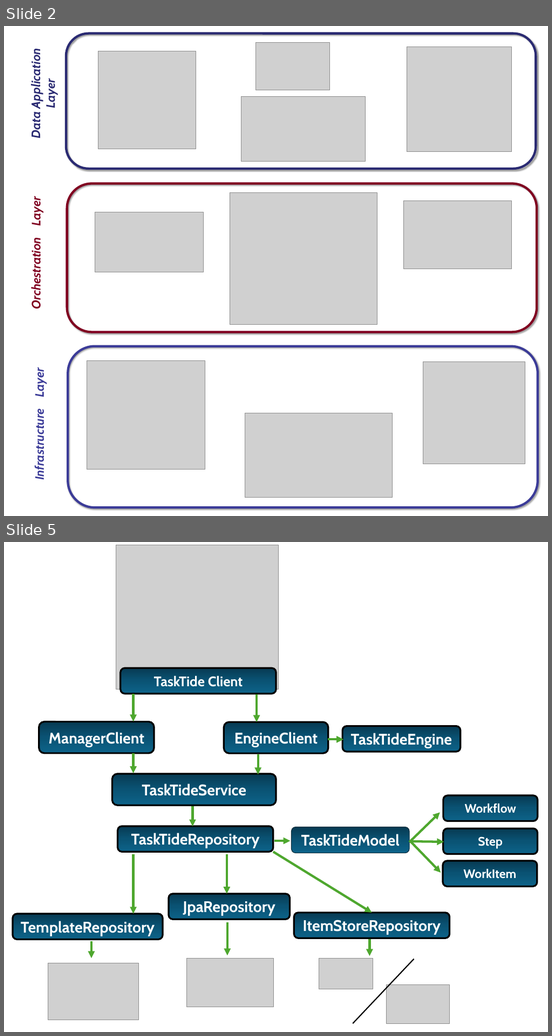
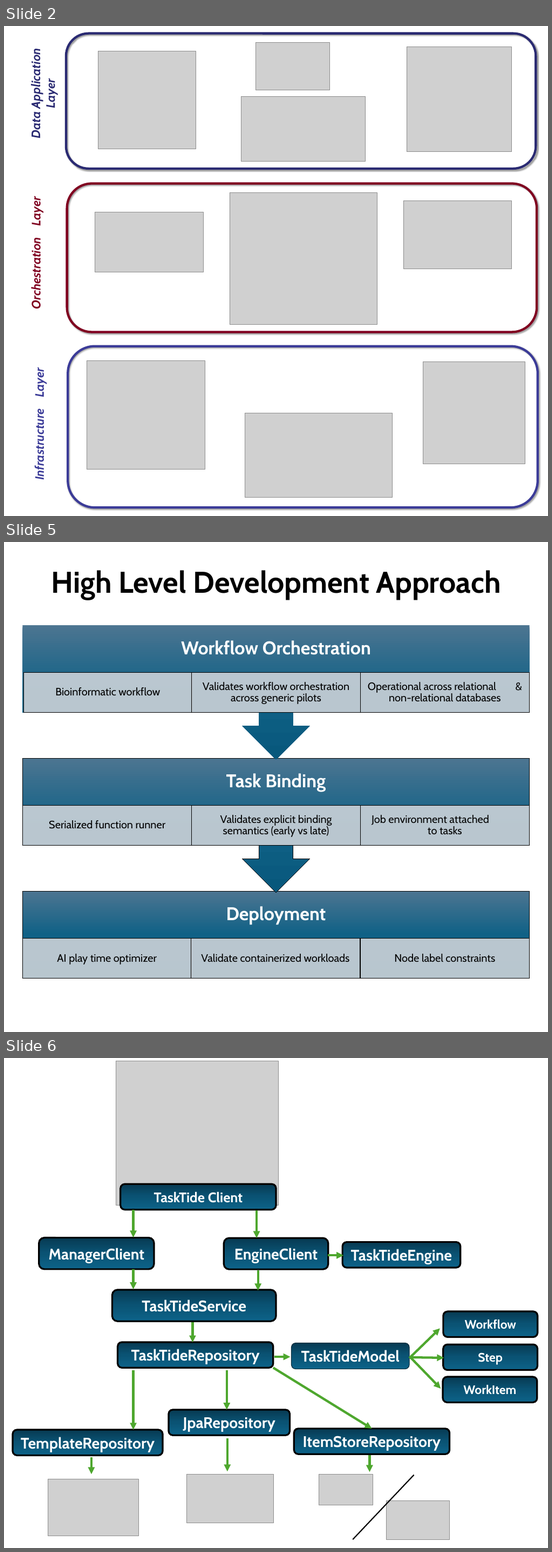
Before and after one commit to BrenKenna/TaskTide, a slide deck: tasktide/docs/Diagrams/Diagrams.pptx. Shown one above the other, each under a label of ours: slides 2 and 5 before the commit, slides 2, 5 and 6 after it; the slides between them are not shown. The pictures are 552x1036 and 552x1552 pixels, drawn with LibreOffice and Linux fonts; fonts in the diff are those of the drawing; grey boxes stand for pictures. Boxes give left, top, right and bottom in pixels: in the first picture for what was removed or moved away, otherwise in the second. Text is boxed around its words. In the diff, an @@ line names an element or a change of style, - is before the commit and + after.

```diff
--- a/tasktide/docs/Diagrams/Diagrams.pptx
+++ b/tasktide/docs/Diagrams/Diagrams.pptx
@@ slide 5 added at box(4, 542, 548, 1032), background #FFFFFF @@
@@ title added at box(51, 570, 501, 599), 78 pt, text #000000, bold @@
+High Level Development Approach
@@ group added at box(22, 625, 530, 978): 12 texts, 10 rectangles, 2 up arrow callouts @@
+Deployment
+AI play time optimizer
+Validate containerized workloads
+Node label constraints
+Task Binding
+Serialized function runner
+Validates explicit binding semantics (early vs late)
+Job environment attached to tasks
+Workflow Orchestration
+Bioinformatic workflow
+Validates workflow orchestration across generic pilots
+Operational across relational & non-relational databases
@@ what was slide 5 is now slide 6 @@
```
Also in this commit, not shown: 3 slides changed, 9 other files.
